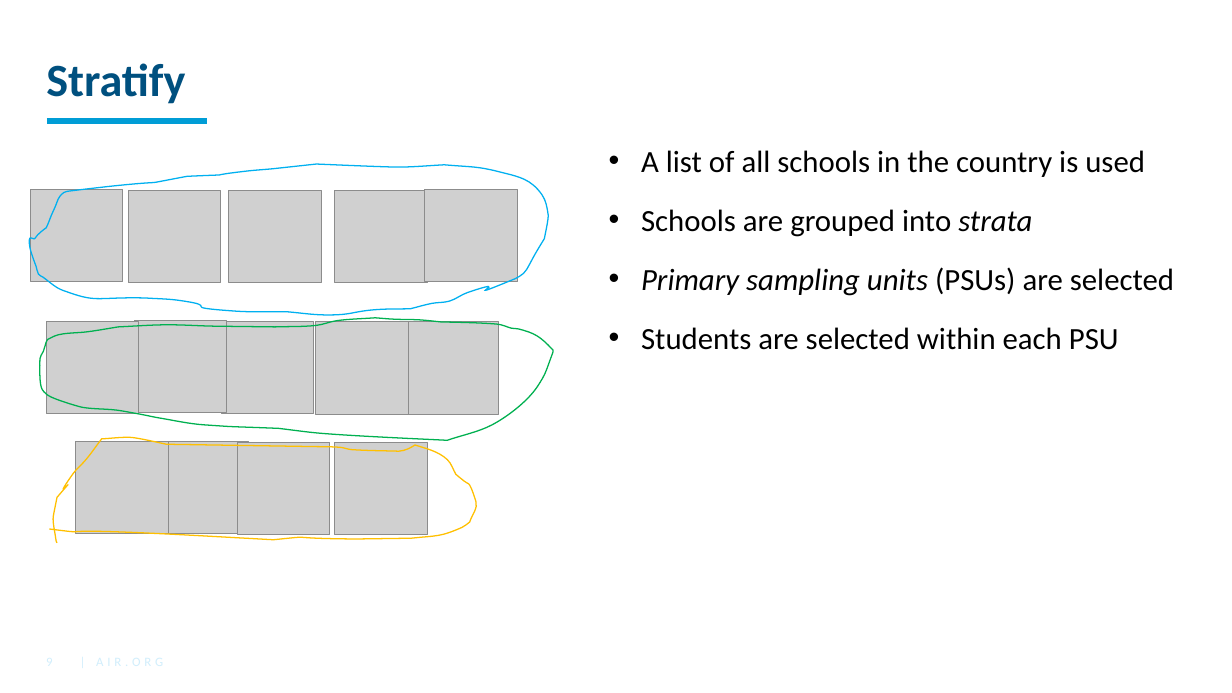
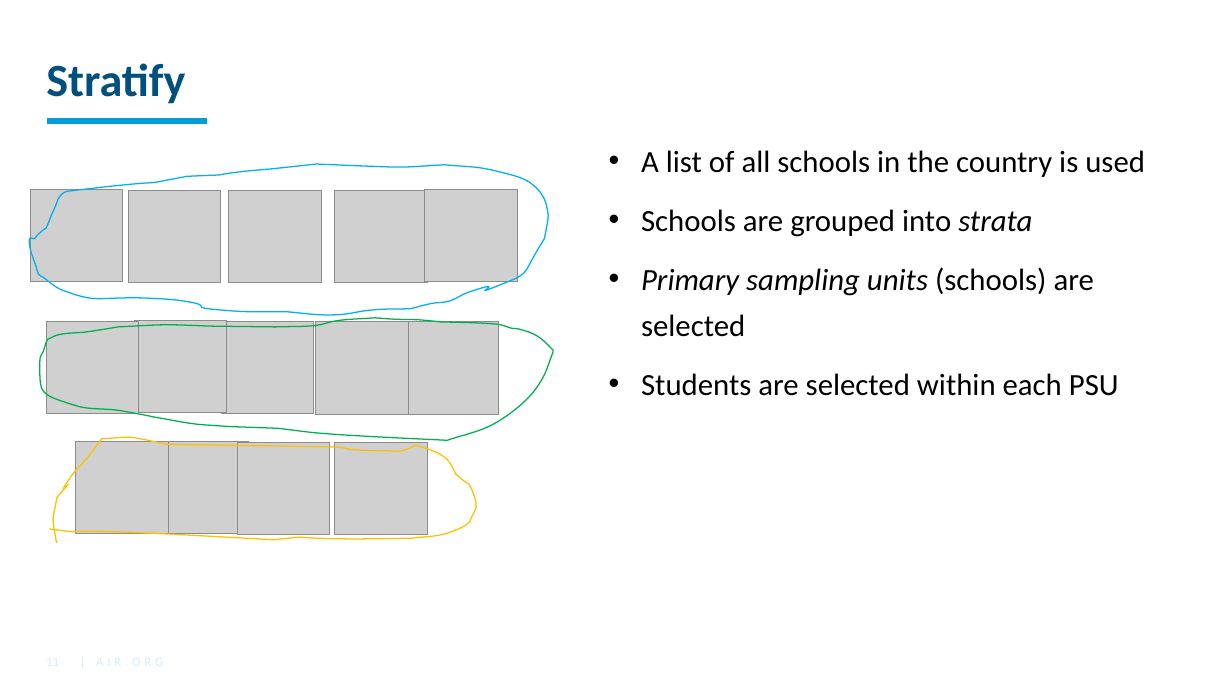
Before and after one commit to American-Institutes-for-Research/2021-Oct-EdSurvey-Training-Series, a slide deck: slide 11 of Day1/Day1_02_Sampling.pptx (slide 9 before the commit). Drawn at 1232x693 pixels with LibreOffice and Linux fonts; fonts in the diff are those of the drawing; grey boxes stand for pictures; background and template pictures are left out. Boxes give left, top, right and bottom in pixels: in the first picture for what was removed or moved away, otherwise in the second. Text is boxed around its words. In the diff, an @@ line names an element or a change of style, - is before the commit and + after.

Commit message:
update Sampling

```diff
--- a/Day1/Day1_02_Sampling.pptx
+++ b/Day1/Day1_02_Sampling.pptx
@@ text at (641,267,1094,337): text changed @@
-• Primary sampling units (PSUs) are selected
+• Primary sampling units (schools) are selected
@@ page number at (46,643,323,680): text changed @@
-9
+11
```
Also in this commit, not shown: 14 other slides changed, 6 slides added, 5 slides removed.
